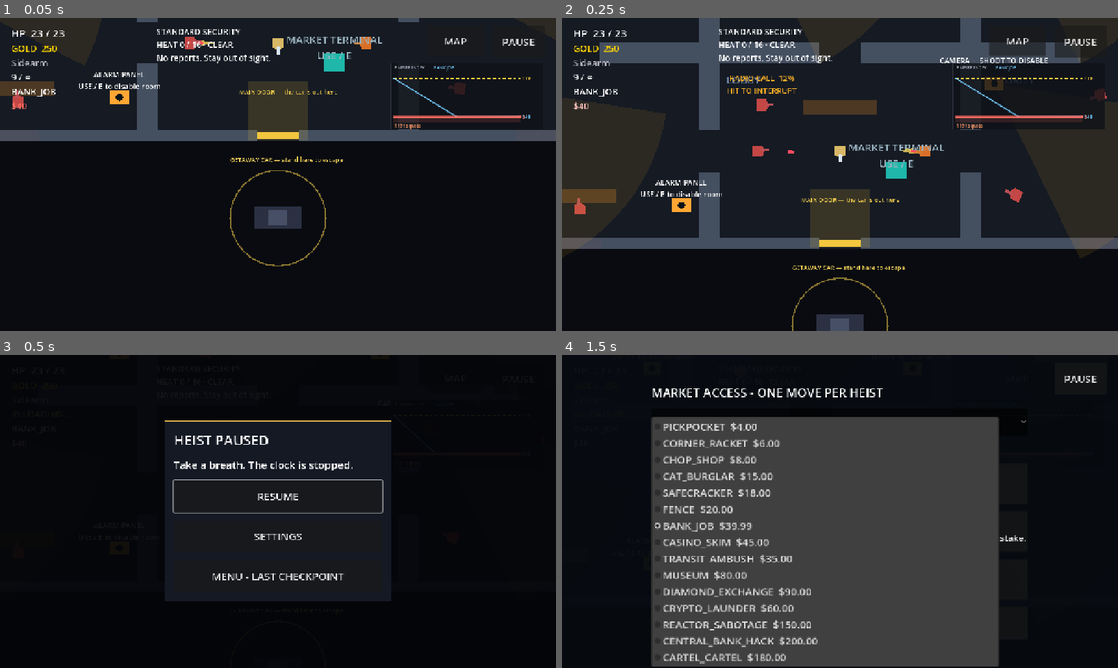
Above: before the commit, frames 1-4 (two rows, left to right).
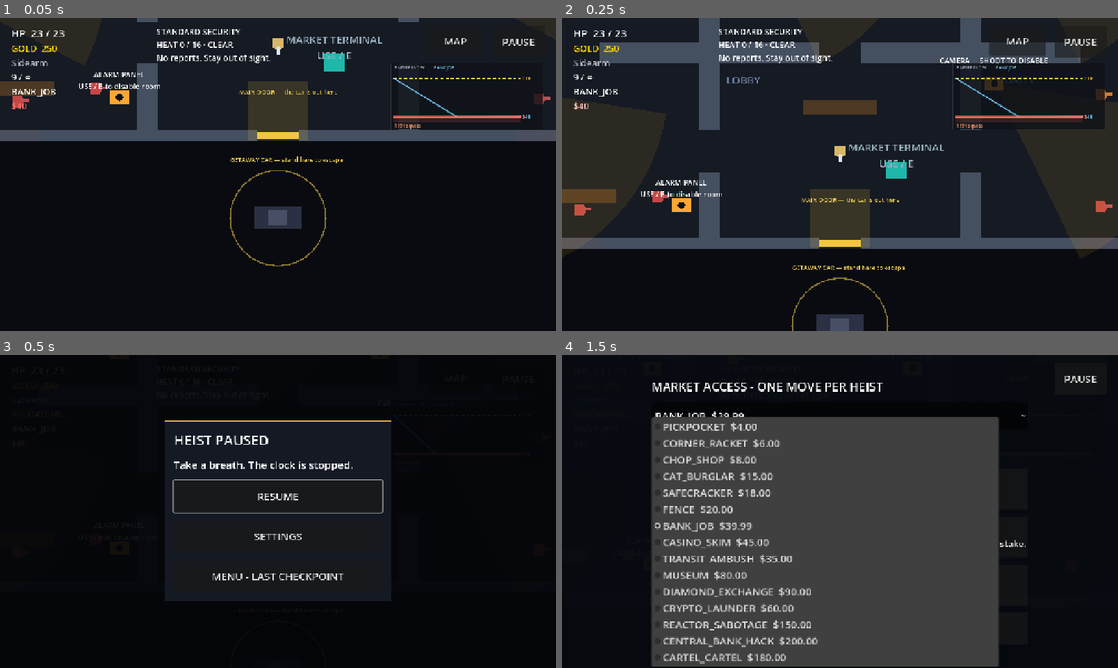
Above: after the commit, the same moments.

Repository: Kashwino/Stock-Rogue
Game: Godot game, scene res://tests/smoke.tscn
The game is run twice, just before and just after one commit, with the same random seed, the same clock (stepped at 60 frames per second) and the same inputs. This scene is started directly instead of the project's main scene.
Inputs (mouse positions are in pixels of both pictures, inside the frame that each line leads up to):
- Up to frame 1 (0.05 s): no input
- Up to frame 2 (0.25 s): no input
- Up to frame 3 (0.5 s): no input
- Up to frame 4 (1.5 s): tap Enter at 0.5 s; move the mouse to (962, 495) at 0.52 s; hold D (move_right) 0.53-1.25 s; tap Space (dodge) at 0.6 s; click (962, 495) at 0.67 s; tap E (interact) at 0.8 s; click "BANK_JOB $39.99" at 1.25 s

The runs differ from the first frame. In frame 1, 0.4% of the frame differs, in the area x 2-99%, y 6-28%; in frame 2, 0.8%; in frame 3, less than 0.1%; in frame 4, 1.1%, in the area x 16-84%, y 8-62%.

Commit message:
Fix touch menu refresh, reserve a safe lobby and test extraction settlement

Diff:
--- a/career_panel.gd
+++ b/career_panel.gd
@@ -6,7 +6,7 @@
 
 func _ready() -> void:
 	custom_minimum_size = Vector2(980, 620)
-	_rebuild()
+	_rebuild.call_deferred()
 
 func _rebuild() -> void:
 	if body:
@@ -64,4 +64,5 @@
 		message = "Starting perk saved." if Meta.equip_starting_perk(&"" if Meta.starting_perk == id else id) else "Could not save on this device."
 	else:
 		message = Meta.purchase(id)
-	_rebuild()
+	# The pressed button must remain in the tree until touch dispatch completes.
+	_rebuild.call_deferred()
--- a/heist_floor.gd
+++ b/heist_floor.gd
@@ -119,7 +119,9 @@
 
 	# Difficulty from heist rarity: denser crews in rarer heists.
 	for room in generator.rooms:
-		if room.has_meta("is_boss"):
+		if room == generator.start_room:
+			room.spawn_count = 0
+		elif room.has_meta("is_boss"):
 			room.spawn_count = 1
 			room.enemy_scene = load("res://auditor_boss.tscn")
 		elif room.get_meta("chest_kind", "") == "":
@@ -226,7 +228,7 @@
 		_exit_label(generator.entrance["inside_pos"], "MAIN DOOR — the car is out here",
 			Color(0.95, 0.8, 0.3))
 	for g: Dictionary in generator.exits:
-		_exit_label(g["inside_pos"], "LOCKDOWN — EXIT SEALED" if modifier == &"lockdown" else "FIRE EXIT — quiet escape", Color(0.35, 0.85, 0.5))
+		_exit_label(g["inside_pos"], "LOCKDOWN — EXIT SEALED" if modifier == &"lockdown" else "FIRE EXIT — quiet escape", Color(1.0, 0.35, 0.3) if modifier == &"lockdown" else Color(0.35, 0.85, 0.5))
 
 ## A point OUTSIDE the main door, on the street side of the entrance wall.
 func _outside_position() -> Vector2:
@@ -405,6 +407,8 @@
 		live.report_kill()
 
 func _on_room_cleared(room) -> void:
+	if room.get("spawn_count") <= 0:
+		return
 	# Gold on wiping a room's crew (chance + amount by rarity). Movement is
 	# never gated — this is purely the payday.
 	var rarity: int = room.get("rarity")
--- a/hud.gd
+++ b/hud.gd
@@ -134,7 +134,7 @@
 
 ## Quick pop on the gold counter when a floor pickup is grabbed.
 func flash_gold() -> void:
-	if currency_label == null:
+	if currency_label == null or Settings.values["low_effects"]:
 		return
 	currency_label.scale = Vector2(1.3, 1.3)
 	currency_label.pivot_offset = currency_label.size * 0.5
--- a/market_terminal.gd
+++ b/market_terminal.gd
@@ -65,6 +65,8 @@
 		index += 1
 	col.add_child(_target)
 	_status = Label.new()
+	_status.autowrap_mode = TextServer.AUTOWRAP_WORD_SMART
+	_status.custom_minimum_size.y = 58
 	_status.text = "Gold: %d   |   Heat: %.0f" % [RunEconomy.gold, scene.heat]
 	_status.add_theme_font_size_override("font_size", 22)
 	col.add_child(_status)
--- a/qa_probe.gd
+++ b/qa_probe.gd
@@ -46,6 +46,10 @@
 		data["terminal_position"] = [scene.generator.start_room.position.x + 430, scene.generator.start_room.position.y + 270]
 	JavaScriptBridge.eval("window.stockRogueQA = " + JSON.stringify(data), true)
 func _collect(node: Node, out: Array) -> void:
+	if node is TouchScreenButton and node.is_visible_in_tree():
+		var rect: Rect2 = get_viewport().get_final_transform() * node.global_transform * Rect2(-46, -46, 92, 92)
+		var labels := {"interact": "USE", "swap_weapon": "SWAP", "reload": "RELOAD", "dodge": "DODGE"}
+		out.append({"text": labels.get(String(node.action), String(node.action)), "type": "TouchScreenButton", "rect": [rect.position.x, rect.position.y, rect.size.x, rect.size.y]})
 	if node is Control and node.is_visible_in_tree() and (node is BaseButton or node is HSlider or node.has_meta("qa_label")):
 		var rect: Rect2 = get_viewport().get_final_transform() * node.get_global_rect()
 		out.append({"text": node.text if node is Button else node.get_meta("qa_label", node.name), "type": node.get_class(),
--- a/results_screen.gd
+++ b/results_screen.gd
@@ -107,7 +107,7 @@
 
 	_continue_button = Button.new()
 	_continue_button.text = "Back to the map"
-	_continue_button.custom_minimum_size = Vector2(0, 42)
+	_continue_button.custom_minimum_size = Vector2(0, 74)
 	_continue_button.focus_mode = Control.FOCUS_ALL
 	_continue_button.process_mode = Node.PROCESS_MODE_ALWAYS
 	_continue_button.pressed.connect(_on_continue)
--- a/tests/smoke.gd
+++ b/tests/smoke.gd
@@ -149,6 +149,15 @@
 	boss.take_damage(9999)
 	check(floor_scene.marked, "boss death marks heist and triggers reward")
 	await get_tree().create_timer(0.2).timeout
+	check(MarketOps.execute("short", &"bank_job")["ok"], "open final extraction contract")
+	asset.current_price = float(RunState.short_position["entry"]) * 0.9
+	var extraction_gold := RunEconomy.gold
+	floor_scene._extract()
+	check(get_tree().paused and floor_scene.results._shown, "extraction presents results while paused")
+	check(RunEconomy.gold == extraction_gold + 105 and RunState.short_position.is_empty(), "real extraction pays short before grade movement")
+	check(Meta.intel == 8, "real extraction banks sabotage and boss Intel")
+	floor_scene._extract()
+	check(RunEconomy.gold == extraction_gold + 105 and Meta.intel == 8, "duplicate extraction cannot duplicate gold or Intel")
 	floor_scene.queue_free()
 	await get_tree().process_frame
 	get_tree().paused = false
